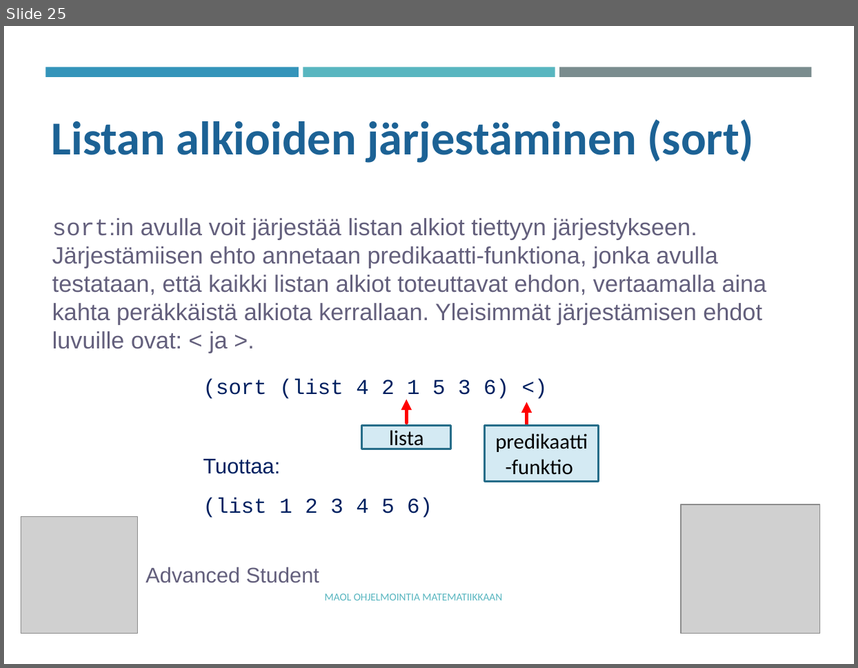
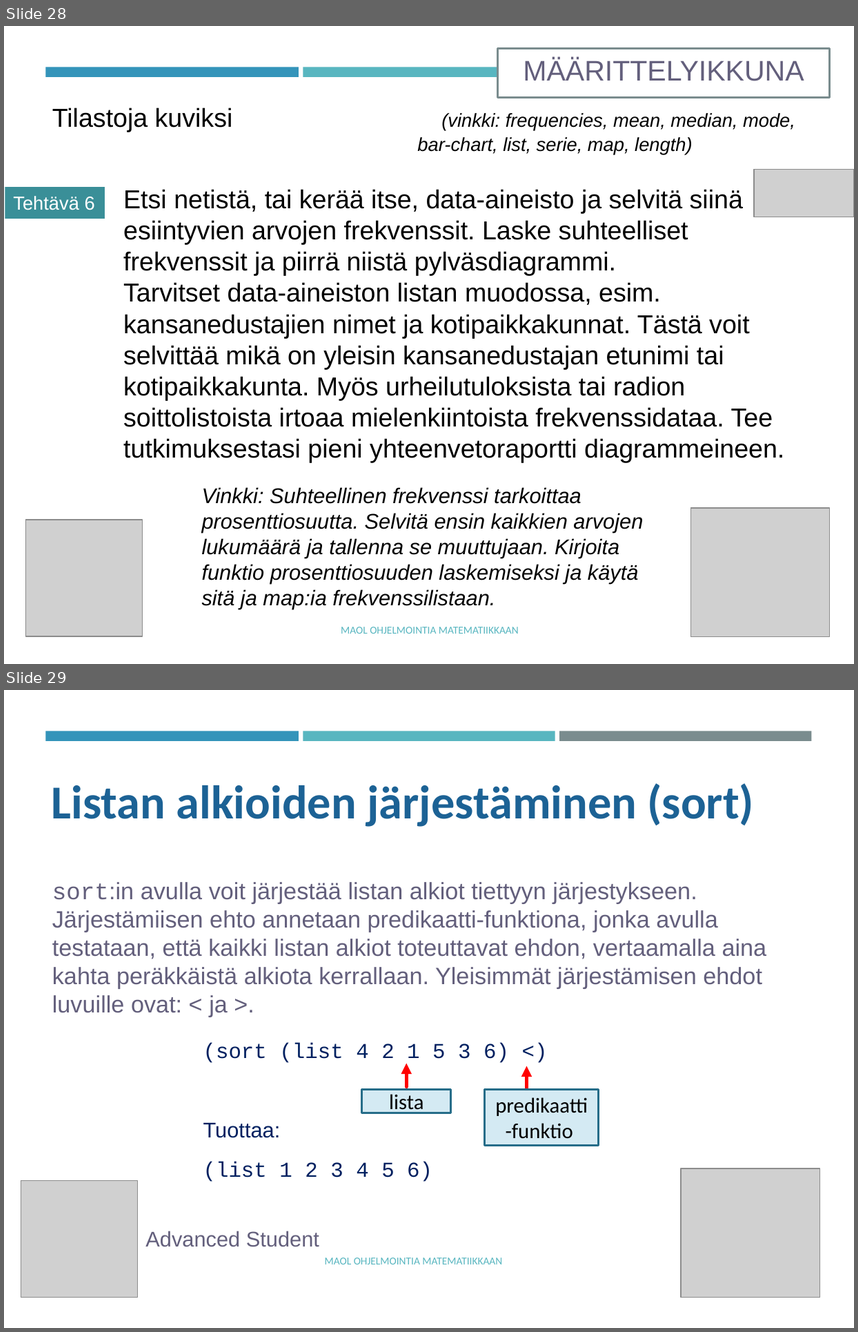
Before and after one commit to tyynetyyne/tyynetyyne.github.io, a slide deck: tehtavat/tiedostot/maol/power_point/Racket-MAOL-9-listat.pptx. Shown one above the other, each under a label of ours: slide 25 before the commit, slides 28 and 29 after it. The pictures are 858x668 and 858x1332 pixels, drawn with LibreOffice and Linux fonts; fonts in the diff are those of the drawing; grey boxes stand for pictures. Boxes give left, top, right and bottom in pixels: in the first picture for what was removed or moved away, otherwise in the second. Text is boxed around its words. In the diff, an @@ line names an element or a change of style, - is before the commit and + after.

```diff
--- a/tehtavat/tiedostot/maol/power_point/Racket-MAOL-9-listat.pptx
+++ b/tehtavat/tiedostot/maol/power_point/Racket-MAOL-9-listat.pptx
@@ slide 28 added at [4, 26, 854, 664], background #FFFFFF; not listed: 2 template elements that a slide beside it also shows @@
@@ rectangle added at [498, 48, 829, 97], fill #FFFFFF, outline #7A8C8E 1.75 pt, 24 pt, text #635F7C @@
+MÄÄRITTELYIKKUNA
@@ text added at [52, 107, 795, 155], 16 pt, text #000000, italic @@
+Tilastoja kuviksi (vinkki: frequencies, mean, median, mode, bar-chart, list, serie, map, length)
@@ picture added at [754, 169, 854, 216] @@
@@ rectangle added at [5, 187, 104, 218], fill #3A8F98, 16 pt, text #FFFFFF @@
+Tehtävä 6
@@ text added at [123, 189, 784, 463], 22 pt, text #000000 @@
+Etsi netistä, tai kerää itse, data-aineisto ja selvitä siinä esiintyvien arvojen frekvenssit. Laske suhteelliset frekvenssit ja piirrä niistä pylväsdiagrammi.
+Tarvitset data-aineiston listan muodossa, esim. kansanedustajien nimet ja kotipaikkakunnat. Tästä voit selvittää mikä on yleisin kansanedustajan etunimi tai kotipaikkakunta. Myös urheilutuloksista tai radion soittolistoista irtoaa mielenkiintoista frekvenssidataa. Tee tutkimuksestasi pieni yhteenvetoraportti diagrammeineen.
@@ text added at [202, 487, 643, 608], 18 pt, text #000000, italic @@
+Vinkki: Suhteellinen frekvenssi tarkoittaa prosenttiosuutta. Selvitä ensin kaikkien arvojen lukumäärä ja tallenna se muuttujaan. Kirjoita funktio prosenttiosuuden laskemiseksi ja käytä sitä ja map:ia frekvenssilistaan.
@@ picture added at [26, 519, 143, 635] @@
@@ picture added at [691, 508, 831, 637] @@
@@ text added at [341, 626, 519, 633], 9 pt, text #58B6C0 @@
+MAOL OHJELMOINTIA MATEMATIIKKAAN
@@ what was slide 25 is now slide 29 @@
```
Also in this commit, not shown: 4 slides changed, 3 other slides added, 2 other files.
